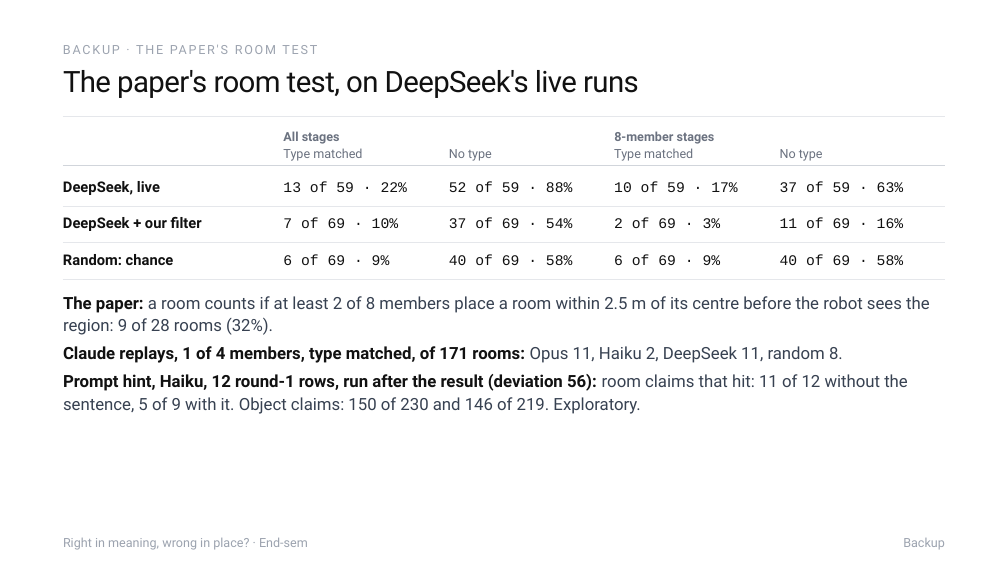
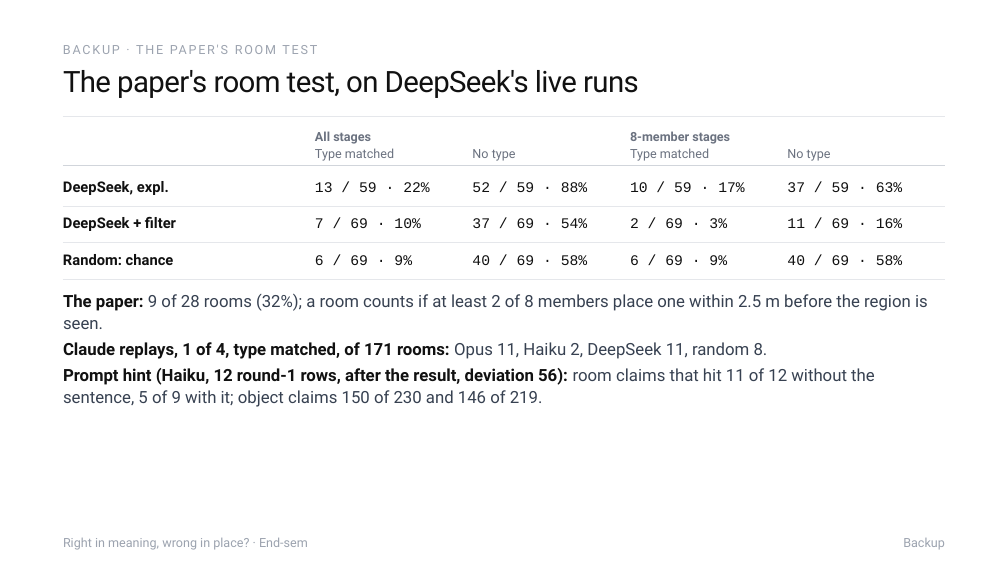
Before and after one commit to Sher110106/validity-aware-active-semantic-exploration, a slide deck: slide 25 of docs/endsem_2026-11/ASP_Endsem.pptx (slide 24 before the commit). Drawn at 1008x567 pixels with LibreOffice and Linux fonts; fonts in the diff are those of the drawing. Boxes give left, top, right and bottom in pixels: in the first picture for what was removed or moved away, otherwise in the second. Text is boxed around its words. In the diff, an @@ line names an element or a change of style, - is before the commit and + after.

```diff
--- a/docs/endsem_2026-11/ASP_Endsem.pptx
+++ b/docs/endsem_2026-11/ASP_Endsem.pptx
@@ text "All stages": place and size @@
-text "All stages" at box(283, 131, 340, 144)
+text "All stages" at box(315, 131, 371, 144)
@@ text "Type matched": place and size @@
-text "Type matched" at box(283, 148, 362, 161)
+text "Type matched" at box(315, 148, 394, 161)
@@ text "No type": place and size @@
-text "No type" at box(449, 149, 492, 161)
+text "No type" at box(472, 149, 516, 161)
@@ text "8-member stages": place and size @@
-text "8-member stages" at box(614, 131, 715, 144)
+text "8-member stages" at box(630, 131, 730, 144)
@@ text "Type matched": place and size @@
-text "Type matched" at box(614, 148, 693, 161)
+text "Type matched" at box(630, 148, 709, 161)
@@ text "No type": place and size @@
-text "No type" at box(780, 149, 823, 161)
+text "No type" at box(787, 149, 831, 161)
@@ text at box(63, 181, 169, 195): text changed @@
-DeepSeek, live
+DeepSeek, expl.
@@ text at box(315, 182, 429, 192): text changed @@
-13 of 59 · 22%
+13 / 59 · 22%
@@ text at box(472, 182, 587, 192): text changed @@
-52 of 59 · 88%
+52 / 59 · 88%
@@ text at box(630, 182, 744, 192): text changed @@
-10 of 59 · 17%
+10 / 59 · 17%
@@ text at box(787, 182, 902, 192): text changed @@
-37 of 59 · 63%
+37 / 59 · 63%
@@ text at box(63, 217, 176, 231): text changed @@
-DeepSeek + our filter
+DeepSeek + filter
@@ text at box(315, 218, 420, 228): text changed @@
-7 of 69 · 10%
+7 / 69 · 10%
@@ text at box(472, 218, 587, 228): text changed @@
-37 of 69 · 54%
+37 / 69 · 54%
@@ text at box(630, 218, 727, 228): text changed @@
-2 of 69 · 3%
+2 / 69 · 3%
@@ text at box(787, 218, 902, 228): text changed @@
-11 of 69 · 16%
+11 / 69 · 16%
@@ text at box(315, 255, 412, 265): text changed @@
-6 of 69 · 9%
+6 / 69 · 9%
@@ text at box(472, 255, 587, 265): text changed @@
-40 of 69 · 58%
+40 / 69 · 58%
@@ text at box(630, 255, 727, 265): text changed @@
-6 of 69 · 9%
+6 / 69 · 9%
@@ text at box(787, 255, 902, 265): text changed @@
-40 of 69 · 58%
+40 / 69 · 58%
@@ text at box(63, 294, 928, 329): text changed @@
-The paper: a room counts if at least 2 of 8 members place a room within 2.5 m of its centre before the robot sees the region: 9 of 28 rooms (32%).
+The paper: 9 of 28 rooms (32%); a room counts if at least 2 of 8 members place one within 2.5 m before the region is seen.
@@ text at box(63, 342, 768, 359): text changed @@
-Claude replays, 1 of 4 members, type matched, of 171 rooms: Opus 11, Haiku 2, DeepSeek 11, random 8.
+Claude replays, 1 of 4, type matched, of 171 rooms: Opus 11, Haiku 2, DeepSeek 11, random 8.
@@ text at box(63, 368, 875, 407): text changed @@
-Prompt hint, Haiku, 12 round-1 rows, run after the result (deviation 56): room claims that hit: 11 of 12 without the sentence, 5 of 9 with it. Object claims: 150 of 230 and 146 of 219. Exploratory.
+Prompt hint (Haiku, 12 round-1 rows, after the result, deviation 56): room claims that hit 11 of 12 without the sentence, 5 of 9 with it; object claims 150 of 230 and 146 of 219.
```
Also in this commit, not shown: 24 other slides changed, 2 slides added, 6 other files.
